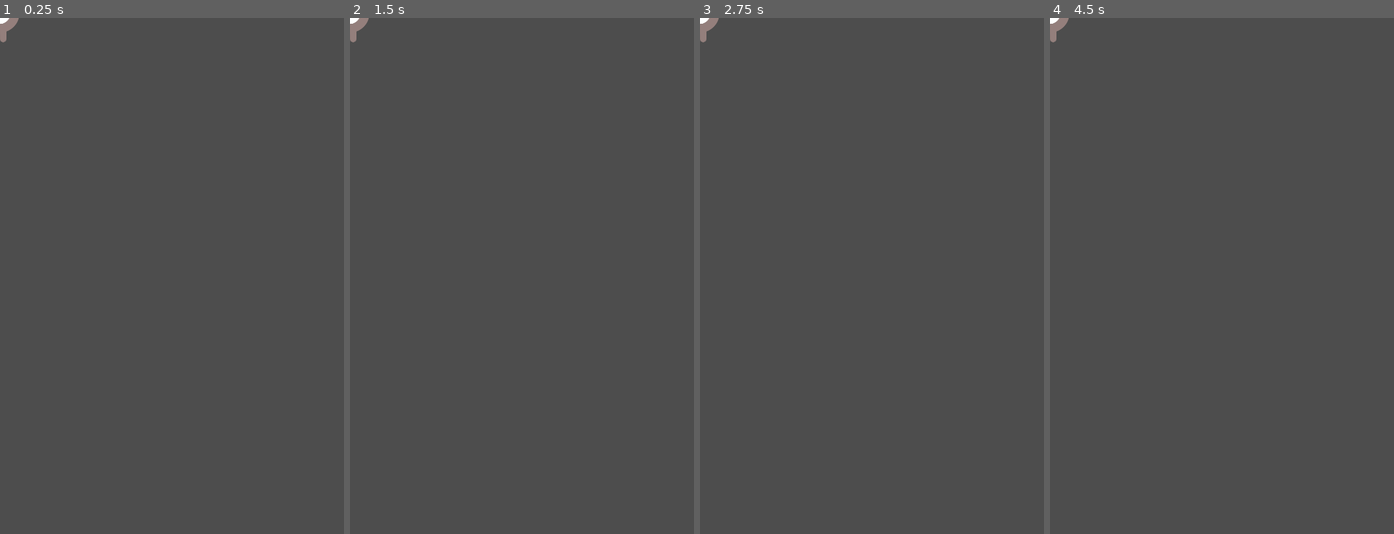
Above: before the commit, frames 1-4 (left to right).
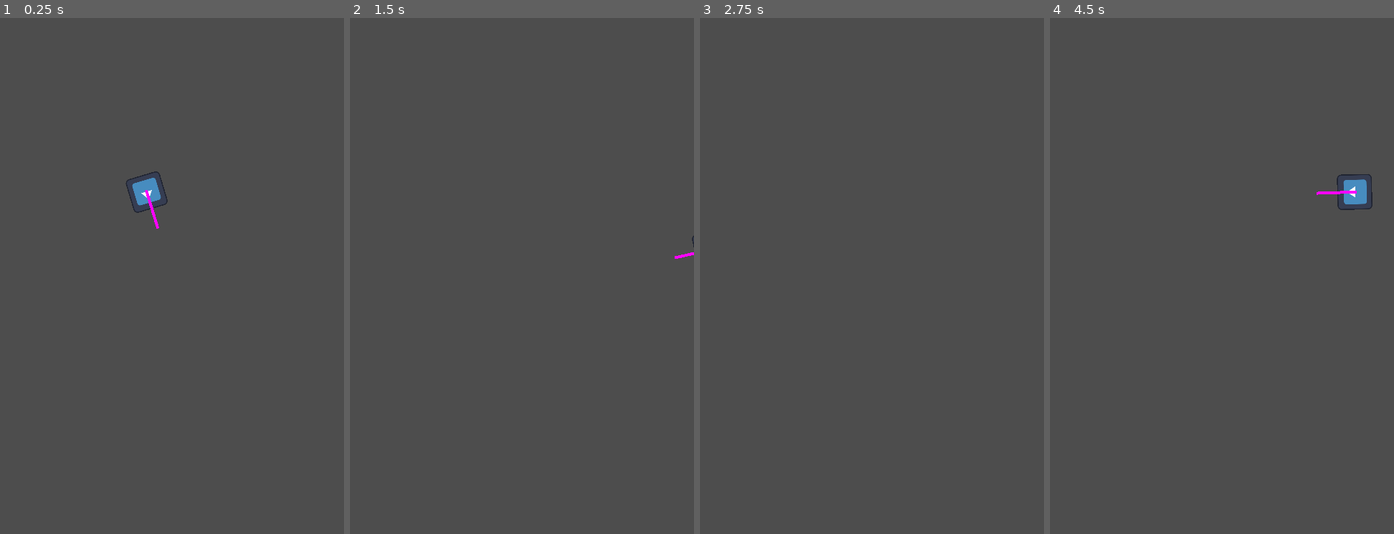
Above: after the commit, the same moments.

Repository: lol-boi/basic-game
Game: Godot game, scene res://player.tscn
The game is run twice, just before and just after one commit, with the same random seed, the same clock (stepped at 60 frames per second) and the same inputs. Before the commit the project has no main scene; this scene is started directly in both runs. The engine's default icon, where the game draws it, is replaced by a stand-in: a white triangle on a blue panel in a dark square.
Inputs (mouse positions are in pixels of both pictures, inside the frame that each line leads up to):
- Up to frame 1 (0.25 s): no input
- Up to frame 2 (1.5 s): tap Enter at 0.5 s; move the mouse to (597, 250) at 0.52 s; hold D (move_right, bound only after the commit) 0.53-1.28 s; move the mouse to (453, 301) at 1.27 s; hold S (move_down, bound only after the commit) from 1.28 s (still down)
- Up to frame 3 (2.75 s): tap Space at 2 s; move the mouse to (906, 162) at 2.02 s; release S (move_down, bound only after the commit) at 2.03 s; hold D (move_right, bound only after the commit) from 2.03 s (still down)
- Up to frame 4 (4.5 s): tap Enter at 2.75, 4.25 s; move the mouse to (1204, 379) at 2.77 s; release D (move_right, bound only after the commit) at 2.78 s; hold W (move_up, bound only after the commit) 2.78-3.53 s; tap Space at 3.5 s; move the mouse to (1325, 353) at 3.52 s; hold A (move_left, bound only after the commit) from 3.53 s (still down); move the mouse to (1118, 198) at 4.27 s

The runs differ from the first frame. In frame 1, 0.6% of the frame differs, in the area x 0-49%, y 0-41%; in frame 2, 0.2%; in frame 3, 0.1%; in frame 4, 0.6%.

Commit message:
Refined the movement and allowed the player to focus on the cursor

Diff:
--- /dev/null
+++ b/CharacterBody2D.gd
@@ -0,0 +1,12 @@
+extends CharacterBody2D
+
+@export var speed = 400
+
+func get_input():
+	var input_dir_vector = Input.get_vector("move_left", "move_right", "move_up", "move_down") #gets the direction vector
+	velocity = input_dir_vector * speed  #moves the player based on dir_vector and speed
+
+func _physics_process(delta):
+	look_at(get_global_mouse_position())  # allows for the sprite to look torwards the curosr
+	get_input()
+	move_and_slide() # not defined yet
--- a/player.gd
+++ /dev/null
@@ -1,32 +0,0 @@
-extends Area2D
-@export var speed = 400
-var screen_size
-
-
-# Called when the node enters the scene tree for the first time.
-func _ready():
-	screen_size = get_viewport_rect().size
-	#hide()
-
-
-# Called every frame. 'delta' is the elapsed time since the previous frame.
-func _process(delta):
-	var velocity = Vector2.ZERO
-	if Input.is_action_pressed("move_right"):
-		velocity.x += 1
-	if Input.is_action_pressed("move_left"):
-		velocity.x -= 1
-	if Input.is_action_pressed("move_up"):
-		velocity.y -= 1
-	if Input.is_action_pressed("move_down"):
-		velocity.y += 1
-
-	if velocity.length() > 0:
-		velocity = velocity.normalized() * speed
-		$AnimatedSprite2D.play()
-	else:
-		$AnimatedSprite2D.stop()
-
-	position += velocity * delta
-	position.x = clamp(position.x, 0, screen_size.x)
-	position.y = clamp(position.y, 0, screen_size.y)
--- a/player.tscn
+++ b/player.tscn
@@ -1,47 +1,32 @@
-[gd_scene load_steps=8 format=3 uid="uid://bp50m5nkrgnbl"]
+[gd_scene load_steps=4 format=3 uid="uid://bp50m5nkrgnbl"]
 
-[ext_resource type="Script" path="res://player.gd" id="1_3dm6e"]
-[ext_resource type="Texture2D" uid="uid://cncwmow2hj7q3" path="res://art/playerGrey_up1.png" id="1_5m3gw"]
-[ext_resource type="Texture2D" uid="uid://ctlrm6dvih52y" path="res://art/playerGrey_up2.png" id="2_cbiry"]
-[ext_resource type="Texture2D" uid="uid://bv03fvpotwxcq" path="res://art/playerGrey_walk1.png" id="3_w6abu"]
-[ext_resource type="Texture2D" uid="uid://b2se1socan2iw" path="res://art/playerGrey_walk2.png" id="4_x1q2a"]
+[ext_resource type="Texture2D" uid="uid://b7f76lxgo2h73" path="res://icon.svg" id="1_3x7ki"]
+[ext_resource type="Script" path="res://CharacterBody2D.gd" id="1_6s35o"]
 
-[sub_resource type="SpriteFrames" id="SpriteFrames_2wvmh"]
-animations = [{
-"frames": [{
-"duration": 1.0,
-"texture": ExtResource("1_5m3gw")
-}, {
-"duration": 1.0,
-"texture": ExtResource("2_cbiry")
-}],
-"loop": true,
-"name": &"up",
-"speed": 5.0
-}, {
-"frames": [{
-"duration": 1.0,
-"texture": ExtResource("3_w6abu")
-}, {
-"duration": 1.0,
-"texture": ExtResource("4_x1q2a")
-}],
-"loop": true,
-"name": &"walk",
-"speed": 5.0
-}]
+[sub_resource type="PlaceholderTexture2D" id="PlaceholderTexture2D_qbox3"]
 
-[sub_resource type="CapsuleShape2D" id="CapsuleShape2D_mjxhi"]
-radius = 27.0
-height = 68.0
+[node name="Node2D" type="Node2D"]
+position = Vector2(252, 388)
 
-[node name="Player" type="Area2D"]
-script = ExtResource("1_3dm6e")
+[node name="CharacterBody2D" type="CharacterBody2D" parent="."]
+position = Vector2(-47, -145)
+motion_mode = 1
+script = ExtResource("1_6s35o")
 
-[node name="AnimatedSprite2D" type="AnimatedSprite2D" parent="."]
-scale = Vector2(0.5, 0.5)
-sprite_frames = SubResource("SpriteFrames_2wvmh")
-animation = &"walk"
+[node name="CollisionPolygon2D" type="CollisionPolygon2D" parent="CharacterBody2D"]
+position = Vector2(-22, 32)
+rotation = -1.57341
+scale = Vector2(0.682379, 0.558597)
+polygon = PackedVector2Array(10.2429, 7.19345, 46.8181, 35.9533, 83, 7, 83, 64, 49.6229, 95.039, 11, 66)
 
-[node name="CollisionShape2D" type="CollisionShape2D" parent="."]
-shape = SubResource("CapsuleShape2D_mjxhi")
+[node name="Icon" type="Sprite2D" parent="CharacterBody2D"]
+position = Vector2(-0.141149, 0.244937)
+rotation = 1.57125
+scale = Vector2(0.38664, 0.380623)
+texture = ExtResource("1_3x7ki")
+
+[node name="Sprite2D" type="Sprite2D" parent="CharacterBody2D"]
+position = Vector2(25, 0)
+rotation = 1.56536
+scale = Vector2(-4, -56)
+texture = SubResource("PlaceholderTexture2D_qbox3")
--- a/project.godot
+++ b/project.godot
@@ -10,7 +10,8 @@
 
 [application]
 
-config/name="Godot"
+config/name="basic-game"
+run/main_scene="res://player.tscn"
 config/features=PackedStringArray("4.0", "Forward Plus")
 config/icon="res://icon.svg"
 
@@ -28,21 +29,21 @@
 
 move_right={
 "deadzone": 0.5,
-"events": [Object(InputEventKey,"resource_local_to_scene":fa …(140 unchanged characters)… d":false,"keycode":0,"physical_keycode":4194321,"key_label":0,"unicode":0,"echo":false,"script":null)
+"events": [Object(InputEventKey,"resource_local_to_scene":fa …(140 unchanged characters)… d":false,"keycode":0,"physical_keycode":68,"key_label":0,"unicode":100,"echo":false,"script":null)
 ]
 }
 move_left={
 "deadzone": 0.5,
-"events": [Object(InputEventKey,"resource_local_to_scene":fa …(140 unchanged characters)… d":false,"keycode":0,"physical_keycode":4194319,"key_label":0,"unicode":0,"echo":false,"script":null)
+"events": [Object(InputEventKey,"resource_local_to_scene":fa …(140 unchanged characters)… d":false,"keycode":0,"physical_keycode":65,"key_label":0,"unicode":97,"echo":false,"script":null)
 ]
 }
 move_up={
 "deadzone": 0.5,
-"events": [Object(InputEventKey,"resource_local_to_scene":fa …(140 unchanged characters)… d":false,"keycode":0,"physical_keycode":4194320,"key_label":0,"unicode":0,"echo":false,"script":null)
+"events": [Object(InputEventKey,"resource_local_to_scene":fa …(140 unchanged characters)… d":false,"keycode":0,"physical_keycode":87,"key_label":0,"unicode":119,"echo":false,"script":null)
 ]
 }
 move_down={
 "deadzone": 0.5,
-"events": [Object(InputEventKey,"resource_local_to_scene":fa …(140 unchanged characters)… d":false,"keycode":0,"physical_keycode":4194322,"key_label":0,"unicode":0,"echo":false,"script":null)
+"events": [Object(InputEventKey,"resource_local_to_scene":fa …(140 unchanged characters)… d":false,"keycode":0,"physical_keycode":83,"key_label":0,"unicode":115,"echo":false,"script":null)
 ]
 }
